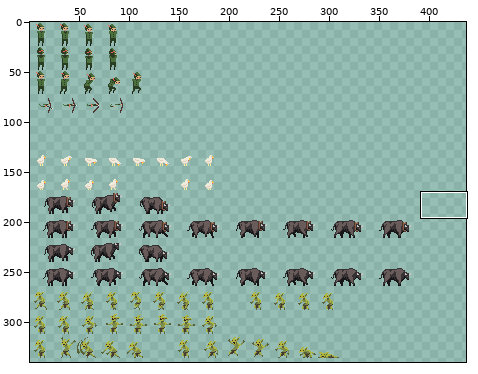
Sprite sheet, stored at assets/actor_sheet.png. Above: a wide view before the commit, with the close-up outlined.
Close-up. Old version:
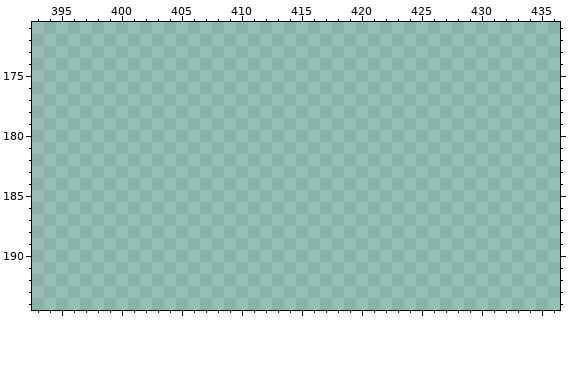
The file is 480x528 pixels. Colours within 5 levels of each other are drawn and written as one. Shown: x 393..436, y 171..194. The wide view leaves out empty margins. The commit also changed other parts of the picture, which this record leaves out.
Palette (. is transparent): 
And afterwards:
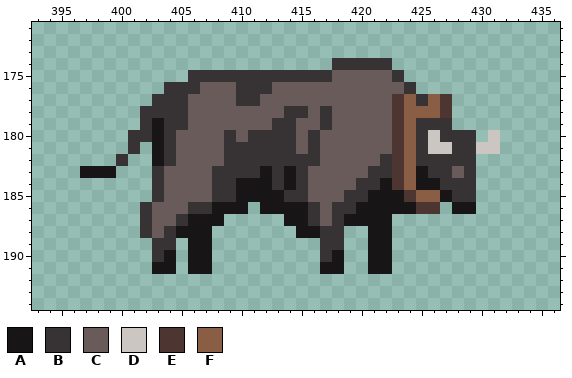
Colours new in this view: A #171516  B #373334  C #695b59  D #cbc6c1  E #4d3632  F #8a5e45
Change:
{"y":174,"x":418,"old":".....","new":"BBBBB"}
{"y":175,"x":406,"old":"..................","new":"BBBBBBBBBBBBCCCCCB"}
{"y":176,"x":404,"old":".....................","new":"BBBCCCBBBCCCCCCCCCCCB"}
{"y":177,"x":403,"old":".........................","new":"BBBCCCCBBCCCCCCCCCCCEFBFE"}
{"y":178,"x":402,"old":"..........................","new":"BBBBCCCCCCCCBBCBCCCCCEFFFE"}
{"y":179,"x":402,"old":"..........................","new":"BABBCCCCCCCBBCCBCCCCCEFBBB"}
{"y":180,"x":401,"old":".............................","new":"BBABCCCCBCBBBBCBCCCCCCEFBDBBB"}
{"y":180,"x":431,"old":".","new":"D"}
{"y":181,"x":401,"old":".","new":"B"}
{"y":181,"x":403,"old":".............................","new":"ABCCCCBBBBBBCBCCCCCCEFBDDBBDD"}
{"y":182,"x":400,"old":".","new":"B"}
{"y":182,"x":403,"old":"...........................","new":"ABCCCCBBBBBBBBCCCCCBEFBBBBB"}
{"y":183,"x":397,"old":"...","new":"AAA"}
{"y":183,"x":403,"old":"...........................","new":"BCCCCBBBBABABCCCCCBBEFABBCB"}
{"y":184,"x":403,"old":"...........................","new":"BCCCCBBAAABABCCCCBBAEFAABBB"}
{"y":185,"x":403,"old":"...........................","new":"BCCCCBBAAAABBCCCBBAAAEFFABB"}
{"y":186,"x":402,"old":".........","new":"BCCCBBAAA"}
{"y":186,"x":412,"old":"...............","new":"AAAABCBBAAAAAEE"}
{"y":186,"x":428,"old":"..","new":"AA"}
{"y":187,"x":402,"old":".......","new":"BCCBAAA"}
{"y":187,"x":414,"old":".........","new":"AABCBAAAA"}
{"y":188,"x":402,"old":"......","new":"BCBAAA"}
{"y":188,"x":415,"old":"....","new":"AABB"}
{"y":188,"x":421,"old":"..","new":"AA"}
{"y":189,"x":403,"old":"..","new":"BB"}
{"y":189,"x":406,"old":"..","new":"AA"}
{"y":189,"x":417,"old":"..","new":"BB"}
{"y":189,"x":421,"old":"..","new":"AA"}
{"y":190,"x":403,"old":"..","new":"BA"}
{"y":190,"x":406,"old":"..","new":"AA"}
{"y":190,"x":417,"old":"..","new":"BA"}
{"y":190,"x":421,"old":"..","new":"AA"}
{"y":191,"x":403,"old":"..","new":"AA"}
{"y":191,"x":406,"old":"..","new":"AA"}
{"y":191,"x":417,"old":"..","new":"AA"}
{"y":191,"x":421,"old":"..","new":"AA"}
{"label":"added","picture_box":[80,58,500,274]}
